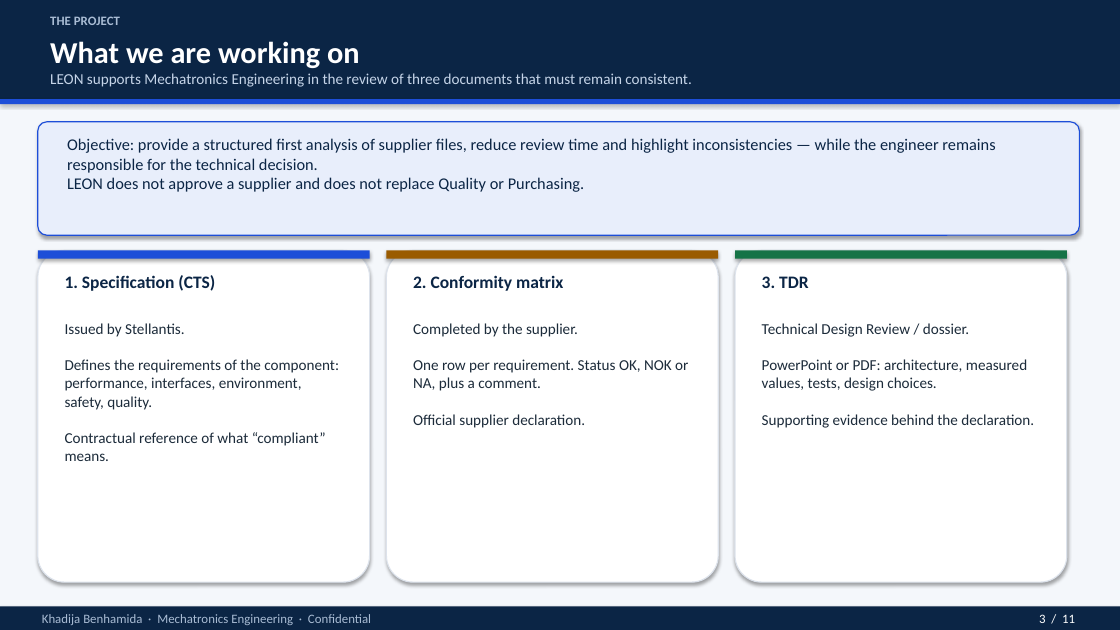
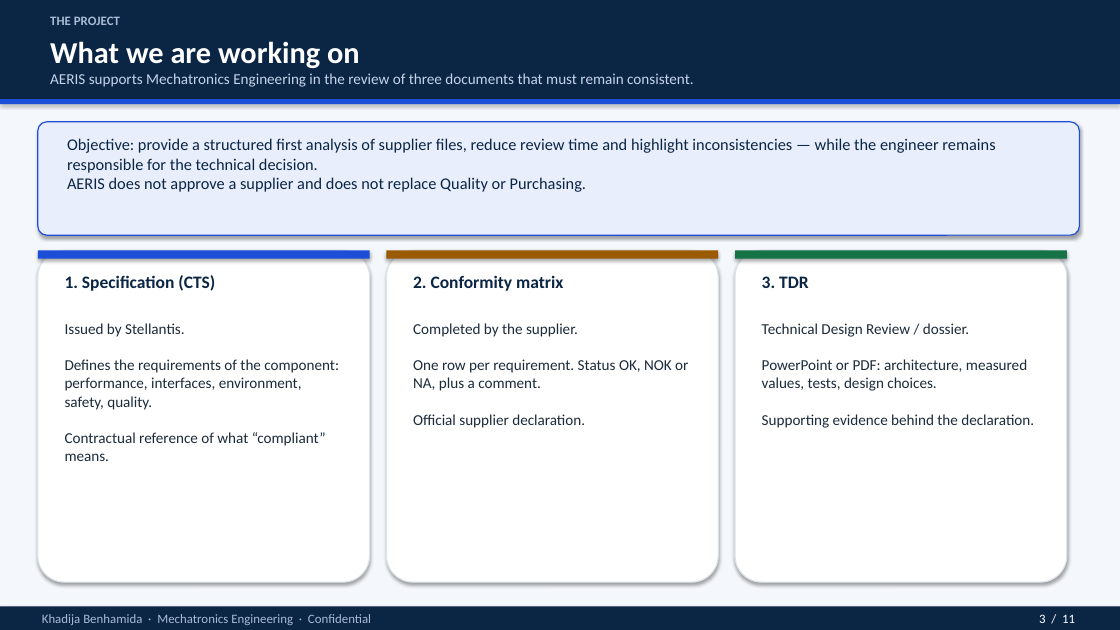
Before and after one commit to Rihabbbbbbbbb/leon_spec, a slide deck: slide 3 of docs/LEON_intro_for_non_specialists.pptx. Drawn at 1120x630 pixels with LibreOffice and Linux fonts; fonts in the diff are those of the drawing. Boxes give left, top, right and bottom in pixels: in the first picture for what was removed or moved away, otherwise in the second. Text is boxed around its words. In the diff, an @@ line names an element or a change of style, - is before the commit and + after.

```diff
--- a/docs/LEON_intro_for_non_specialists.pptx
+++ b/docs/LEON_intro_for_non_specialists.pptx
@@ text at (50,73,693,87): text changed @@
-LEON supports Mechatronics Engineering in the review of three documents that must remain consistent.
+AERIS supports Mechatronics Engineering in the review of three documents that must remain consistent.
@@ text at (67,138,995,192): text changed @@
-Objective: provide a structured first analysis of supplier files, reduce review time and highlight inconsistencies — while the engineer remains responsible for the technical decision.
-LEON does not approve a supplier and does not replace Quality or Purchasing.
+Objective: provide a structured first analysis of supplier files, reduce review time and highlight inconsistencies — while the engineer remains responsible for the technical decision.
+AERIS does not approve a supplier and does not replace Quality or Purchasing.
```
Also in this commit, not shown: 8 other slides changed, 1 other file.
